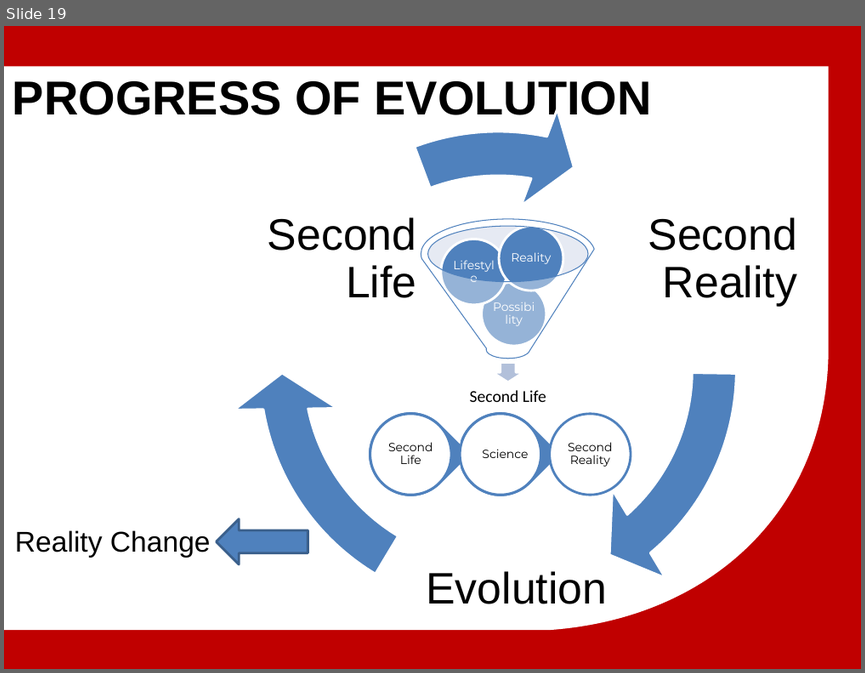
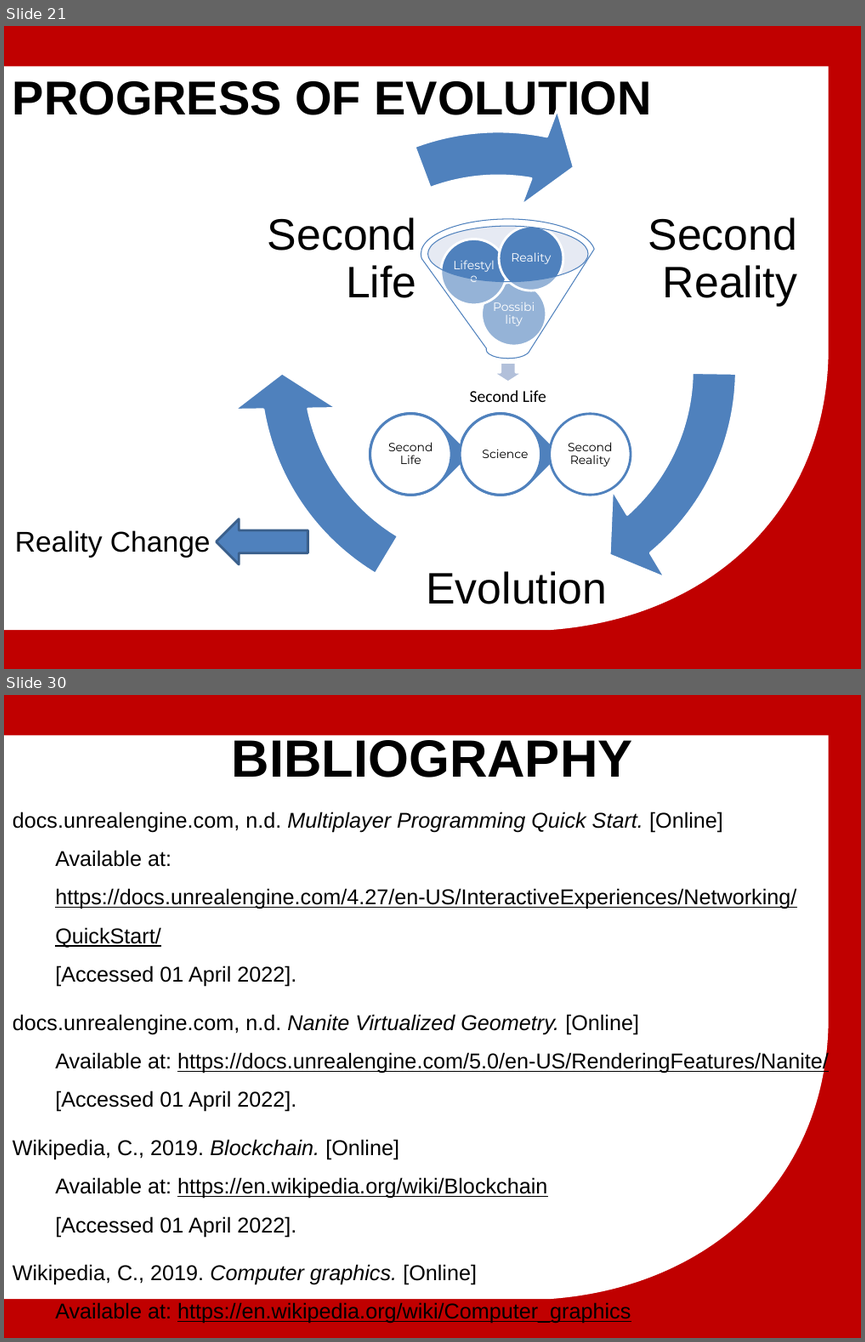
Before and after one commit to michailmarkou1995/BSc-Computer-Science-Projects, a slide deck: MENTAL WEALTH PROFESSIONAL LIFE 3 (PROJECT) (CN6000)/Research_Thesis_Main/Μητροπολιτικό Κολλέγιο_ΣΕΚΦ[Μιχαηλ Μαρκου] Advanced multiplayer game mechanics.pptx. Shown one above the other, each under a label of ours: slide 19 before the commit, slides 21 and 30 after it; the slides between them are not shown. The pictures are 865x673 and 865x1342 pixels, drawn with LibreOffice and Linux fonts; fonts in the diff are those of the drawing; background and template pictures are left out. Boxes give left, top, right and bottom in pixels: in the first picture for what was removed or moved away, otherwise in the second. Text is boxed around its words. In the diff, an @@ line names an element or a change of style, - is before the commit and + after.

```diff
--- a/MENTAL WEALTH PROFESSIONAL LIFE 3 (PROJECT) (CN6000)/Research_Thesis_Main/Μητροπολιτικό Κολλέγιο_ΣΕΚΦ[Μιχαηλ Μαρκου] Advanced multiplayer game mechanics.pptx
+++ b/MENTAL WEALTH PROFESSIONAL LIFE 3 (PROJECT) (CN6000)/Research_Thesis_Main/Μητροπολιτικό Κολλέγιο_ΣΕΚΦ[Μιχαηλ Μαρκου] Advanced multiplayer game mechanics.pptx
@@ slide 30 added at (4, 695, 861, 1338), background #C00000; not listed: 1 template element that a slide beside it also shows @@
@@ title added at (232, 735, 633, 777), 44 pt, text #000000, bold @@
+BIBLIOGRAPHY
@@ text added at (12, 811, 828, 1323), 18 pt, text #000000 @@
+docs.unrealengine.com, n.d. Multiplayer Programming Quick Start. [Online]
+Available at: https://docs.unrealengine.com/4.27/en-US/InteractiveExperiences/Networking/QuickStart/
+[Accessed 01 April 2022].
+docs.unrealengine.com, n.d. Nanite Virtualized Geometry. [Online]
+Available at: https://docs.unrealengine.com/5.0/en-US/RenderingFeatures/Nanite/
+[Accessed 01 April 2022].
+Wikipedia, C., 2019. Blockchain. [Online]
+Available at: https://en.wikipedia.org/wiki/Blockchain
+[Accessed 01 April 2022].
+Wikipedia, C., 2019. Computer graphics. [Online]
+Available at: https://en.wikipedia.org/wiki/Computer_graphics
+[Accessed 01 April 2022].
@@ what was slide 19 is now slide 21 @@
```
Also in this commit, not shown: 3 slides changed, 10 other slides added, 2 slides removed.
